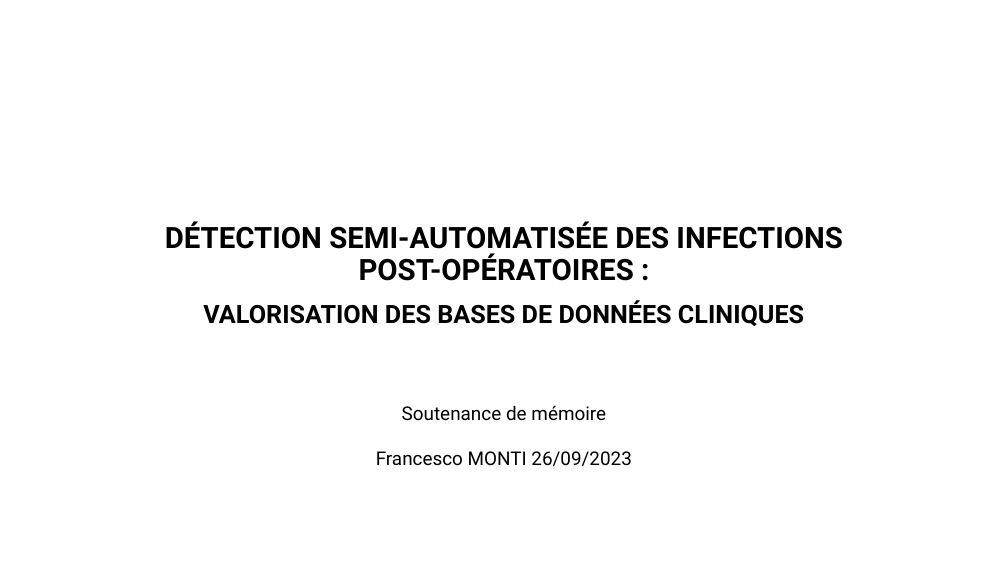
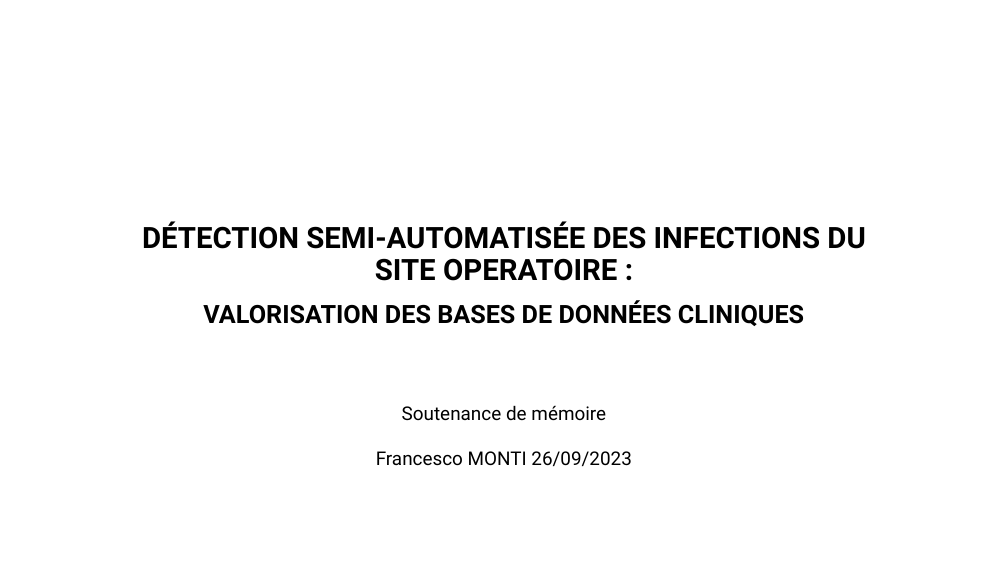
Before and after one commit to FrancescoMonti-source/theses_internes, a slide deck: slide 1 of memoire/reports/DÉTECTION SEMI-AUTOMATISÉE DES INFECTIONS POST-OPÉRATOIRES.pptx. Drawn at 1008x567 pixels with LibreOffice and Linux fonts; fonts in the diff are those of the drawing. Boxes give left, top, right and bottom in pixels: in the first picture for what was removed or moved away, otherwise in the second. Text is boxed around its words. In the diff, an @@ line names an element or a change of style, - is before the commit and + after.

```diff
--- a/memoire/reports/DÉTECTION SEMI-AUTOMATISÉE DES INFECTIONS POST-OPÉRATOIRES.pptx
+++ b/memoire/reports/DÉTECTION SEMI-AUTOMATISÉE DES INFECTIONS POST-OPÉRATOIRES.pptx
@@ title at (142,221,865,281): text changed @@
-DÉTECTION SEMI-AUTOMATISÉE DES INFECTIONS POST-OPÉRATOIRES :
+DÉTECTION SEMI-AUTOMATISÉE DES INFECTIONS DU SITE OPERATOIRE :
```
Also in this commit, not shown: 1 other slide changed.
